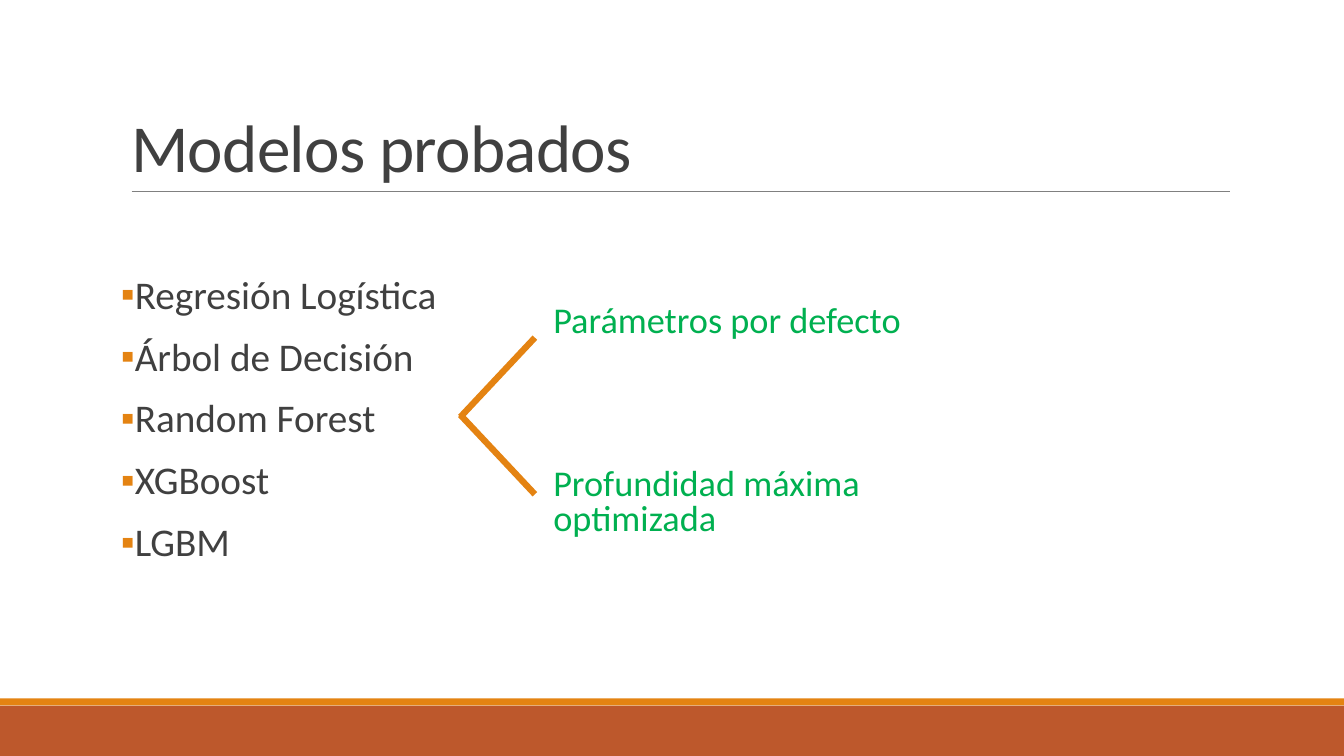
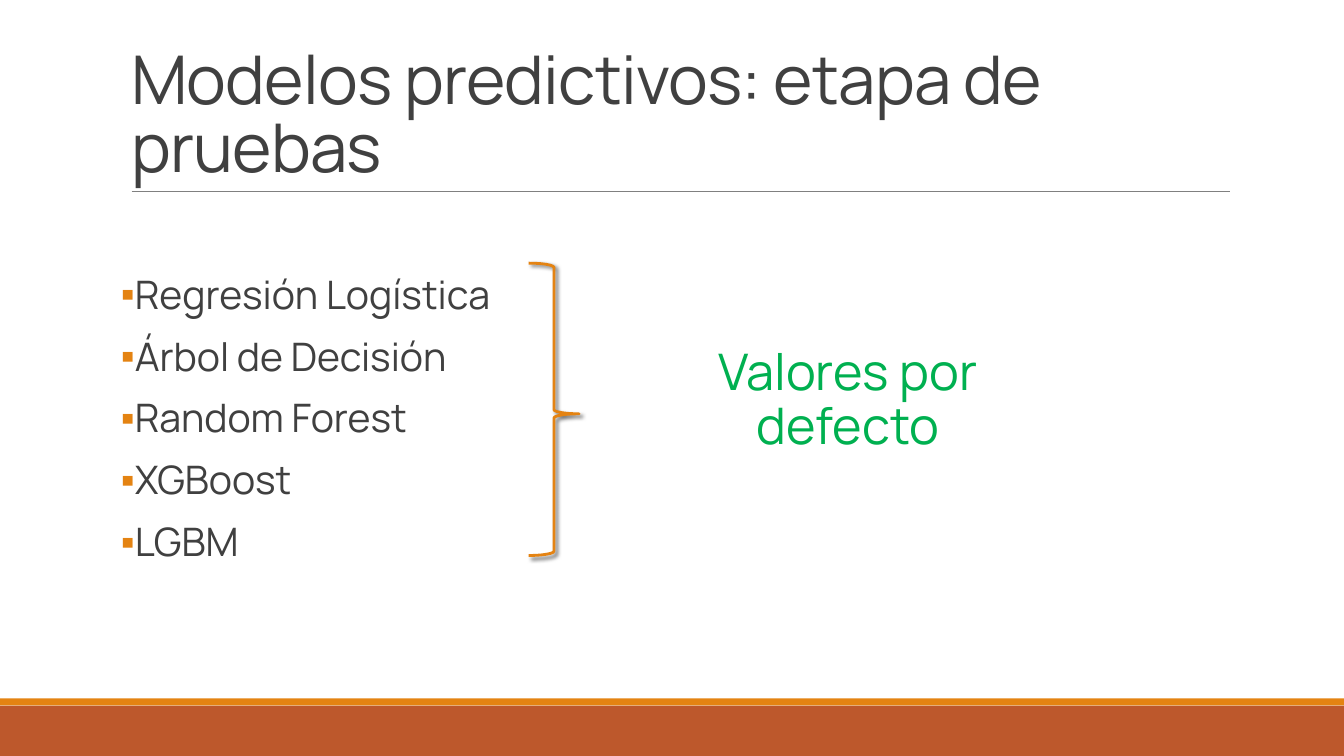
Before and after one commit to sordenesf/Heart-Disease, a slide deck: slide 16 of Presentación Indicators of Heart Diseases.pptx (slide 6 before the commit). Drawn at 1344x756 pixels with LibreOffice and Linux fonts; fonts in the diff are those of the drawing. Boxes give left, top, right and bottom in pixels: in the first picture for what was removed or moved away, otherwise in the second. Text is boxed around its words. In the diff, an @@ line names an element or a change of style, - is before the commit and + after.

```diff
--- a/Presentación Indicators of Heart Diseases.pptx
+++ b/Presentación Indicators of Heart Diseases.pptx
@@ title at box(131, 54, 1042, 188): text changed; font Calibri to Manrope @@
-Modelos probados
+Modelos predictivos: etapa de pruebas
@@ text "Regresión Logística" at box(135, 278, 490, 557): font Calibri to Manrope @@
@@ right brace added at box(529, 263, 580, 556), outline #E48312 2 pt @@
@@ line removed from (461, 417) to (535, 338) @@
@@ text at box(718, 353, 977, 445): text changed; size 25.9 to 36 pt; font Calibri to Manrope @@
-Parámetros por defecto
-Profundidad máxima optimizada
+Valores por defecto
@@ line removed from (461, 415) to (535, 494) @@
```
Also in this commit, not shown: 4 other slides changed, 22 slides added, 4 slides removed.
